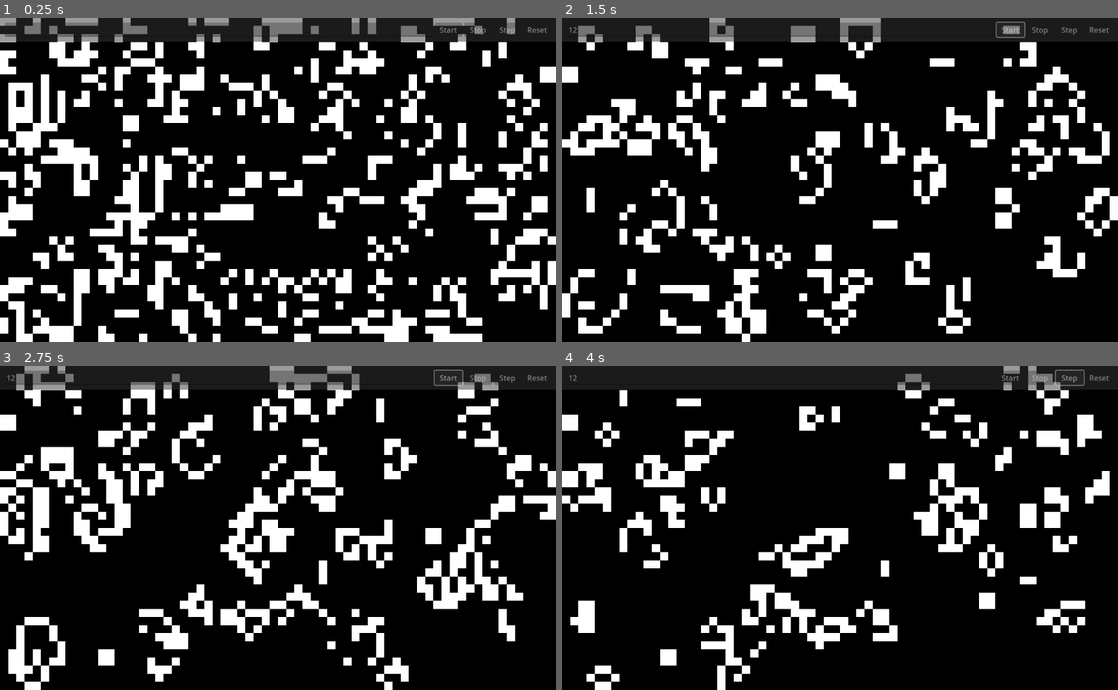
Above: before the commit, frames 1-4 (two rows, left to right).
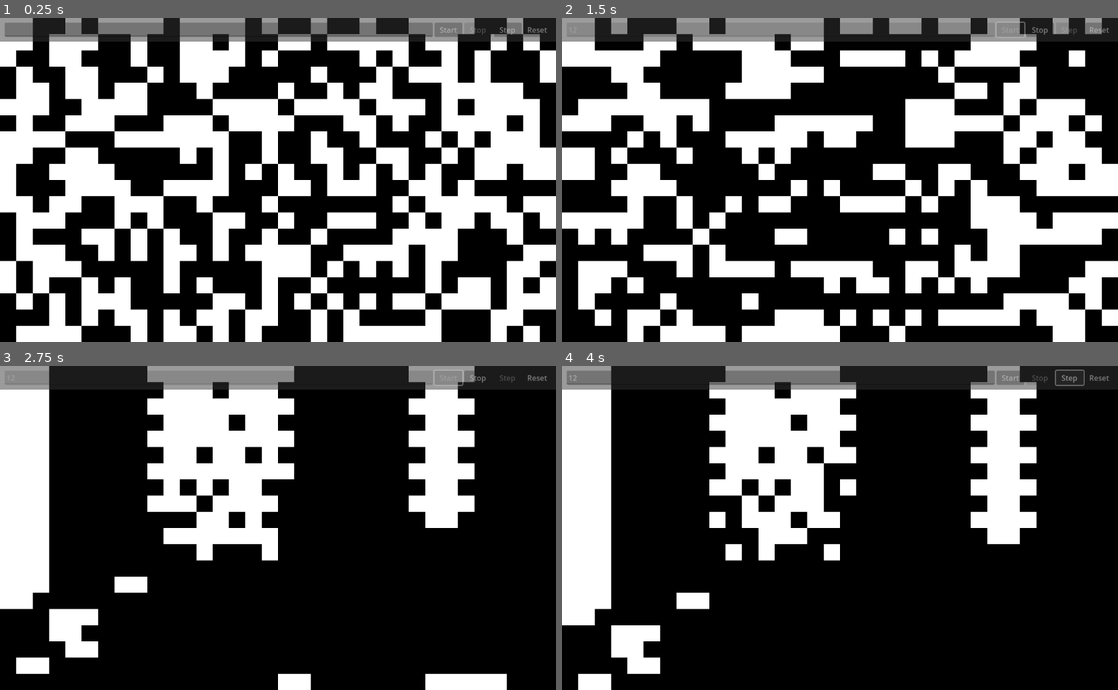
Above: after the commit, the same moments.

Repository: AndreaTerenz/Conway
Game: Godot game, scene res://main.tscn
Same seed, same stepped clock (60 frames per second), same inputs: the game is played once before the commit and once after it.
Inputs (mouse positions are in pixels of both pictures, inside the frame that each line leads up to):
- Up to frame 1 (0.25 s): no input
- Up to frame 2 (1.5 s): click (778, 30) at 0.52 s; type "12" at 0.6 s; click "Start" at 1.25 s
- Up to frame 3 (2.75 s): click (450, 378) at 2 s, where only the run before the commit has a clickable "Start"
- Up to frame 4 (4 s): click "Stop" at 2.75 s; click "Step" at 3.5 s

The runs differ from the first frame. In frame 1, 51% of the frame differs, in the area x 0-100%, y 0-100%; in frame 2, 46%; in frame 3, 36%; in frame 4, 33%.

Commit message:
[WIP] broken UI

Diff:
--- a/Conway.gd
+++ b/Conway.gd
@@ -2,8 +2,8 @@
 extends Object
 
 enum NEIGHBORHOOD_MODE {
-	VNEUMANN,
-	MOORE
+	VNEUMANN = 0,
+	MOORE = 1
 }
 
 var grid : Array[bool]
@@ -37,15 +37,15 @@
 
 	parse_rulestring(rule)
 
-func parse_rulestring(rule: String):
-	var regex = RegEx.new()
-	regex.compile("^B(\\d)*\\/S(\\d)*[VM]?$")
-	assert(regex.search(rule), "INVALID RULESTRING '%s'" % rule)
+func parse_rulestring(rule: String) -> bool:
+	if not Conway.is_valid_rulestring(rule):
+		return false
 
 	print("Rule: %s" % rule)
 
 	rule = rule.trim_prefix("B")
 
+	var regex = RegEx.new()
 	regex.compile(".*V$")
 	if regex.search(rule):
 		neighborhood_mode = NEIGHBORHOOD_MODE.VNEUMANN
@@ -66,61 +66,73 @@
 	survive_list = Array(survive_str.split()).map(func(s): return int(s))
 
 	print("Neighborhood type: %d" % neighborhood_mode)
+	print(NEIGHBORHOOD_MODE.VNEUMANN)
 	print("Birth list: %s" % [birth_list])
 	print("Survival list: %s" % [survive_list])
 
+	return true
+
 func step():
-	var deltas : Array[Vector2i] = [
-		Vector2i.UP,
-		Vector2i.DOWN,
-		Vector2i.LEFT,
-		Vector2i.RIGHT
-	]
-
-	if neighborhood_mode == NEIGHBORHOOD_MODE.MOORE:
-		deltas += [
-			Vector2i.UP + Vector2i.LEFT,
-			Vector2i.UP + Vector2i.RIGHT,
-			Vector2i.DOWN + Vector2i.LEFT,
-			Vector2i.DOWN + Vector2i.RIGHT,
-		]
-
 	for idx in range(len(grid)):
 		var here := idx_to_gridpos(idx)
 		var row := here.y
 		var col := here.x
-		var alive_here := get_cell_at(row, col)
 
-		var alive := 0
+		next_grid[idx] = get_new_cell_value(row, col)
 
-		var left := len(deltas)
-		for delta in deltas:
+	var tmp = grid
+	grid = next_grid
+	next_grid = tmp
+
+func get_new_cell_value(r: int, c: int):
+	var here := Vector2i(c, r)
+	var alive_here := get_cell_at(r, c)
+	var alive_n_count := 0
+
+	var left := -1
+	var tmp := []
+
+	var ao
+
+	for col_d in [-1, 0, 1]:
+		for row_d in [-1, 0, 1]:
+			if col_d == 0 and row_d == 0:
+				continue
+
+			if neighborhood_mode == NEIGHBORHOOD_MODE.VNEUMANN:
+				if col_d * row_d != 0:
+					continue
+
+			var delta := Vector2i(col_d, row_d)
 			var n_pos := here + delta
+
+			if not check_gridpos(n_pos.y, n_pos.x):
+				continue
+			tmp += [delta]
+
 			var n_val := get_cell_at(n_pos.y, n_pos.x)
 
-			alive += int(n_val)
+			alive_n_count += int(n_val)
+			break
 			left -= 1
 
 			if not alive_here:
 				# Too few max possible alive neighbors to activate cell
 				# (definetely underpopulated)
-				if (alive + left) < birth_list.min():
+				if (alive_n_count + left) < birth_list.min():
 					break
 			else:
 				# Already too many alive neighbors to survive
 				# (definetely overpopulated)
-				if alive > survive_list.max():
+				if alive_n_count > survive_list.max():
 					break
 
-		var survive := (alive_here and alive in survive_list)
-		var born := (not alive_here and alive in birth_list)
-		var next_value := survive or born
+	var survive := (alive_here and alive_n_count in survive_list)
+	var born := (not alive_here and alive_n_count in birth_list)
 
-		next_grid[idx] = next_value
+	print(here, " ", alive_n_count, " ", tmp, " ", survive, " ", born)
 
-	var tmp = grid
-	grid = next_grid
-	next_grid = tmp
+	return survive or born
 
 func check_gridpos(r: int, c: int):
 	return (r in range(0, nrows) and c in range(0, ncols))
@@ -148,3 +160,13 @@
 	var c := idx % ncols
 
 	return Vector2i(c,r)
+
+static func is_valid_rulestring(rs: String):
+	# Shortest possible rule
+	if len(rs) < len("B/Sx"):
+		return false
+
+	var regex = RegEx.new()
+	regex.compile("^B(\\d)*\\/S(\\d)*[VM]?$")
+
+	return regex.search(rs)
--- a/main.tscn
+++ b/main.tscn
@@ -3,32 +3,46 @@
 [sub_resource type="GDScript" id="GDScript_gvirx"]
 script/source = "extends ColorRect
 
-@export var seed := \"69420\"
+@export var random_seed := \"69420\"
 @export_range(4., 100.) var nrows := 20
 @export_range(.01, 5., .01) var step_time := 1.
 
 @onready var step_timer : Timer = %StepTimer
+@onready var rules_line = %RulesLine
+@onready var start_btn  = %StartBtn
+@onready var stop_btn   = %StopBtn
+@onready var step_btn   = %StepBtn
+@onready var reset_btn  = %ResetBtn
 
 var cell_size := Vector2.ZERO
 var conway : Conway
+var rule := \"B2/S23\"
+var running : bool :
+	set(r):
+		running = r
+
+		stop_btn.disabled  = not running
+		step_btn.disabled  = running
+		start_btn.disabled = running
+		rules_line.editable = not running
+
+		if running:
+			step_timer.start(step_time)
+		else:
+			step_timer.stop()
 
 func _ready():
-	print(\"Random seed: %d\" % seed.hash())
-	seed(seed.hash())
-
-	var scrn_size := (size)
-	var ratio := scrn_size.x / scrn_size.y
-	var ncols := floori(nrows * ratio)
-	var grid_size := Vector2i(ncols, nrows)
-
-	conway = Conway.new(grid_size, \"B3/S23\")
-
-	cell_size = scrn_size / Vector2(grid_size)
-
-	step_timer.start(step_time)
-	print(\"Started\")
+	print(\"Random seed: %d\" % random_seed.hash())
+	seed(random_seed.hash())
+
+	running = false
+
+	reset()
 
 func _draw():
+	if conway == null:
+		return
+
 	for col in conway.ncols:
 		for row in conway.nrows:
 			var tl_corner := cell_size * Vector2(col, row)
@@ -38,9 +52,57 @@
 
 			draw_rect(r, cell_color)
 
-func _on_step_timer_timeout():
+func _input(event):
+	if event.is_action_pressed(\"quit\"):
+		get_tree().quit()
+
+func single_step():
 	conway.step()
 	queue_redraw()
+
+func reset():
+	var scrn_size := (size)
+	var ratio := scrn_size.x / scrn_size.y
+	var ncols := floori(nrows * ratio)
+	var grid_size := Vector2i(ncols, nrows)
+
+	cell_size = scrn_size / Vector2(grid_size)
+	queue_redraw()
+
+	rule = rules_line.text
+	if not Conway.is_valid_rulestring(rule):
+		rule = \"B2/S23\"
+
+	conway = Conway.new(grid_size, rule)
+
+func _on_step_timer_timeout():
+	single_step()
+
+func _on_start_btn_pressed():
+	running = true
+	print(\"Started\")
+
+
+func _on_stop_btn_pressed():
+	running = false
+
+
+func _on_step_btn_pressed():
+	# Safety check, should be redundant
+	if not running:
+		single_step()
+
+
+func _on_reset_btn_pressed():
+	running = false
+	reset()
+
+
+func _on_rules_line_submitted(new_text):
+	if Conway.is_valid_rulestring(new_text):
+		rule = new_text
+		conway.parse_rulestring(rule)
+
 "
 
 [sub_resource type="StyleBoxFlat" id="StyleBoxFlat_q4u1i"]
@@ -80,7 +142,6 @@
 grow_vertical = 2
 size_flags_vertical = 3
 script = SubResource("GDScript_gvirx")
-nrows = 40
 step_time = 0.1
 
 [node name="PanelContainer" type="PanelContainer" parent="."]
@@ -109,21 +170,25 @@
 size_flags_horizontal = 3
 
 [node name="StartBtn" type="Button" parent="PanelContainer/VBoxContainer/PanelContainer/HBoxContainer"]
+unique_name_in_owner = true
 custom_minimum_size = Vector2(60, 0)
 layout_mode = 2
 text = "Start"
 
 [node name="StopBtn" type="Button" parent="PanelContainer/VBoxContainer/PanelContainer/HBoxContainer"]
+unique_name_in_owner = true
 custom_minimum_size = Vector2(60, 0)
 layout_mode = 2
 text = "Stop"
 
 [node name="StepBtn" type="Button" parent="PanelContainer/VBoxContainer/PanelContainer/HBoxContainer"]
+unique_name_in_owner = true
 custom_minimum_size = Vector2(60, 0)
 layout_mode = 2
 text = "Step"
 
 [node name="ResetBtn" type="Button" parent="PanelContainer/VBoxContainer/PanelContainer/HBoxContainer"]
+unique_name_in_owner = true
 custom_minimum_size = Vector2(60, 0)
 layout_mode = 2
 text = "Reset"
@@ -133,4 +198,9 @@
 
 [connection signal="mouse_entered" from="PanelContainer" to="PanelContainer" method="_on_mouse_entered"]
 [connection signal="mouse_exited" from="PanelContainer" to="PanelContainer" method="_on_mouse_exited"]
+[connection signal="text_submitted" from="PanelContainer/VBoxContainer/PanelContainer/HBoxContainer/RulesLine" to="." method="_on_rules_line_submitted"]
+[connection signal="pressed" from="PanelContainer/VBoxContainer/PanelContainer/HBoxContainer/StartBtn" to="." method="_on_start_btn_pressed"]
+[connection signal="pressed" from="PanelContainer/VBoxContainer/PanelContainer/HBoxContainer/StopBtn" to="." method="_on_stop_btn_pressed"]
+[connection signal="pressed" from="PanelContainer/VBoxContainer/PanelContainer/HBoxContainer/StepBtn" to="." method="_on_step_btn_pressed"]
+[connection signal="pressed" from="PanelContainer/VBoxContainer/PanelContainer/HBoxContainer/ResetBtn" to="." method="_on_reset_btn_pressed"]
 [connection signal="timeout" from="StepTimer" to="." method="_on_step_timer_timeout"]
--- a/project.godot
+++ b/project.godot
@@ -21,3 +21,11 @@
 window/size/viewport_width=1200
 window/size/viewport_height=700
 window/size/resizable=false
+
+[input]
+
+quit={
+"deadzone": 0.5,
+"events": [Object(InputEventKey,"resource_local_to_scene":false,"resource_name":"","device":-1,"window_id":0,"alt_pressed":false,"shift_pressed":false,"ctrl_pressed":false,"meta_pressed":false,"pressed":false,"keycode":0,"physical_keycode":4194305,"key_label":0,"unicode":0,"echo":false,"script":null)
+]
+}
